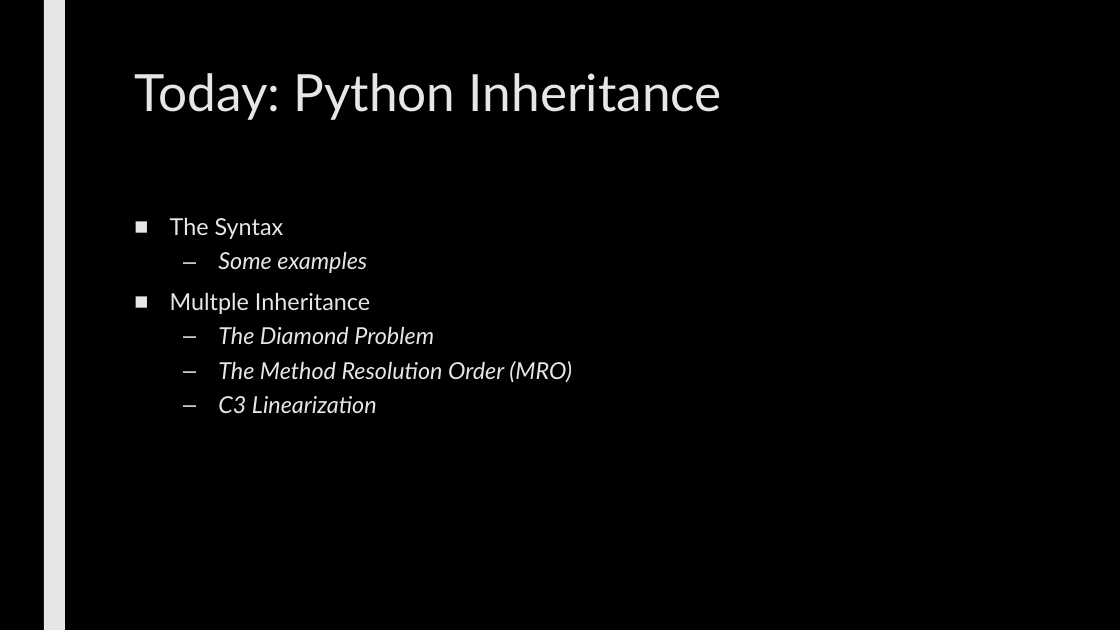
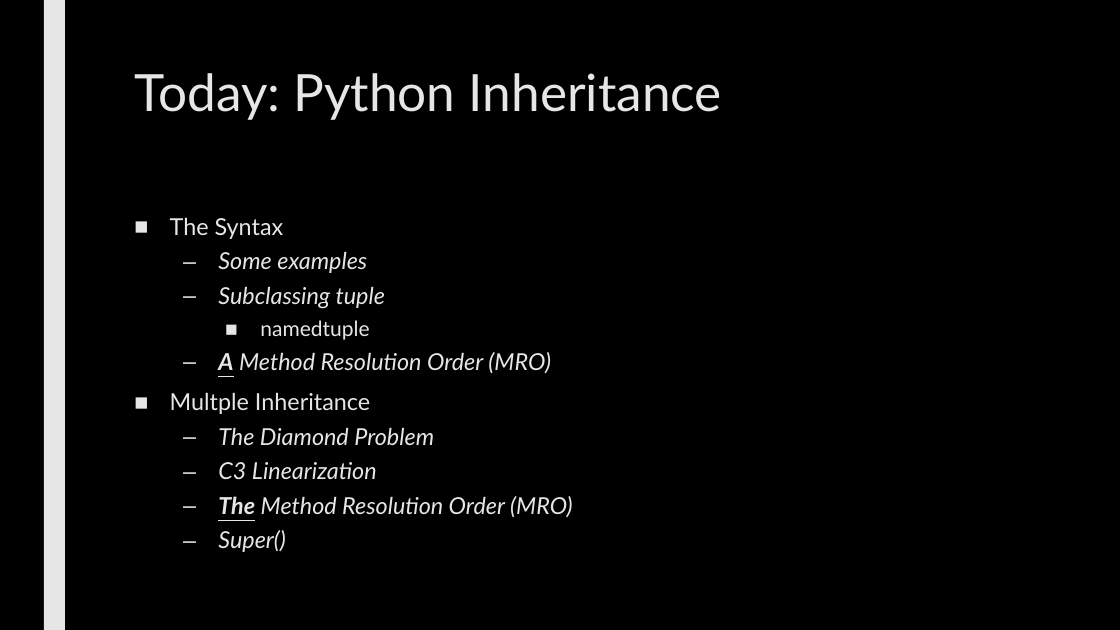
Before and after one commit to max7patek/metaprogramming, a slide deck: slide 3 of slides/01-PythonInheritance.pptx. Drawn at 1120x630 pixels with LibreOffice and Linux fonts; fonts in the diff are those of the drawing. Boxes give left, top, right and bottom in pixels: in the first picture for what was removed or moved away, otherwise in the second. Text is boxed around its words. In the diff, an @@ line names an element or a change of style, - is before the commit and + after.

Commit message:
finished up inheritance slides

```diff
--- a/slides/01-PythonInheritance.pptx
+++ b/slides/01-PythonInheritance.pptx
@@ text at (218, 286, 551, 373): paragraphs added @@
+  – Subclassing tuple
+    ■ namedtuple
+  – A Method Resolution Order (MRO)
@@ text at (218, 462, 377, 479): paragraph added @@
+  – C3 Linearization
@@ text at (218, 496, 573, 517): bold on, underline on in "The" @@
@@ text at (218, 530, 286, 552): text changed @@
-  – C3 Linearization
+  – Super()
```
Also in this commit, not shown: 1 other slide changed, 10 slides added, 3 other files.
